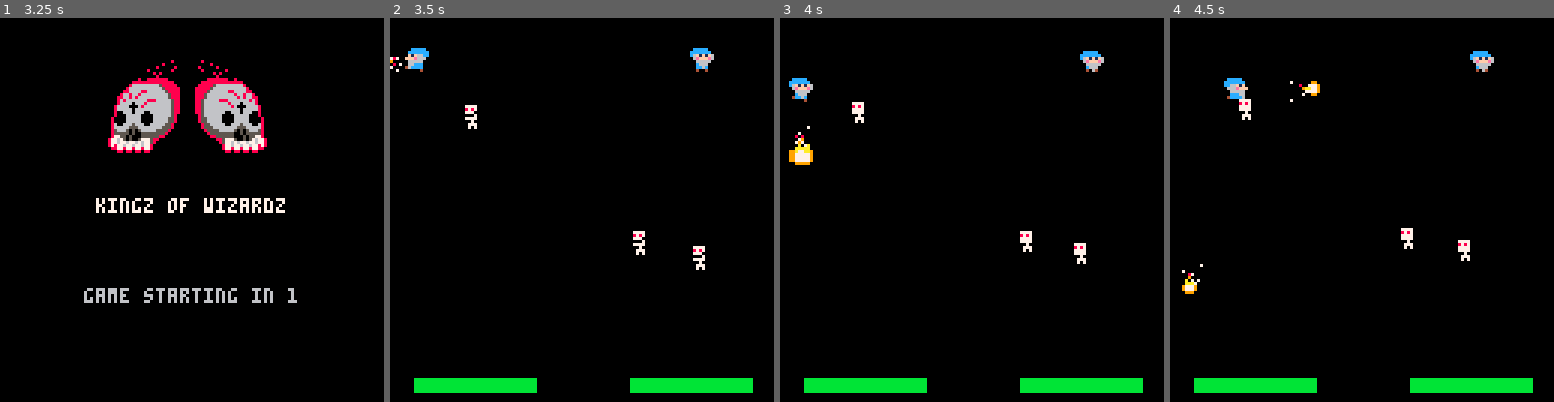
Above: before the commit, frames 1-4 (left to right).
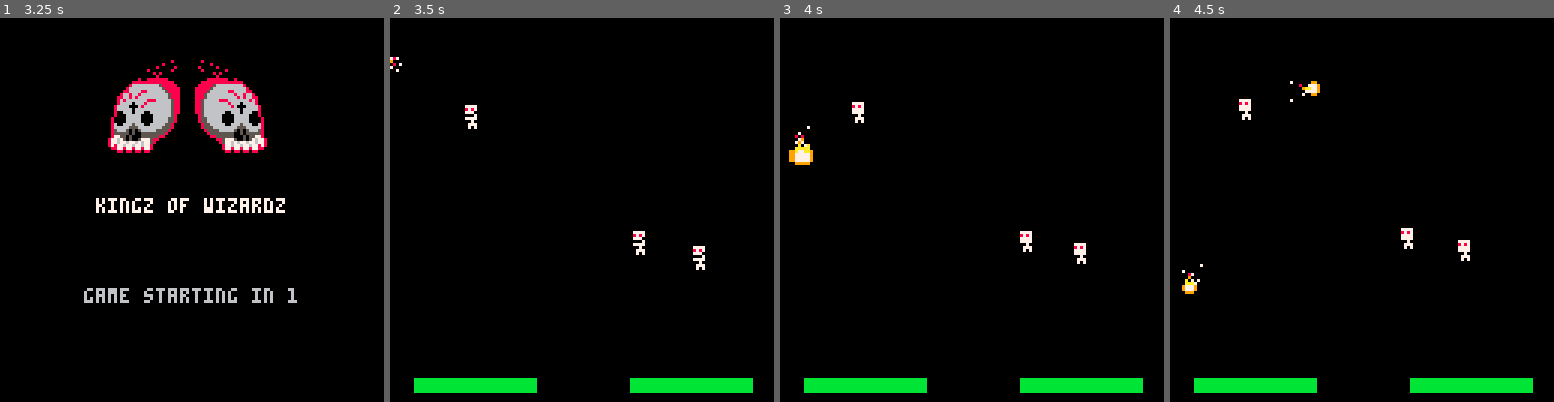
Above: after the commit, the same moments.

Repository: ravertass/wizardkingz
Game: PICO-8 cartridge wizardz.p8
Same seed, same stepped clock (60 frames per second), same inputs: the game is played once before the commit and once after it.
Inputs:
- Up to frame 1 (3.25 s): tap X (X key) at 0.33, 1.07, 1.85, 2.97 s; tap O (Z key) at 0.7, 1.7, 2.1, 2.5, 2.9 s; hold Right 1.6-2.1 s; hold Up 2.15-2.42 s; hold Right 2.47-3.03 s; hold Left from 3.08 s (still down)
- Up to frame 2 (3.5 s): keep holding Left; tap O (Z key) at 3.3 s
- Up to frame 3 (4 s): release Left at 3.58 s; hold Down 3.63-3.97 s; tap O (Z key) at 3.7 s
- Up to frame 4 (4.5 s): hold Right from 4.02 s (still down); tap X (X key) at 4.08 s; tap O (Z key) at 4.1 s

Frame 1 is identical in both runs. In frame 2, 0.5% of the frame differs, in the area x 3-85%, y 7-15%; in frame 3, 0.5%; in frame 4, 0.5%.

Commit message:
Added invincibility counter

Diff:
--- a/wizardz.p8
+++ b/wizardz.p8
@@ -106,7 +106,8 @@
     },
     projectile_type = "fireball",
     did_shoot = false,
-    health = 100
+    health = c_max_health,
+    invincibility_counter = 60
   }
 end
 
@@ -128,7 +129,8 @@
     },
     projectile_type = "lightning_ball",
     did_shoot = false,
-    health = c_max_health
+    health = c_max_health,
+    invincibility_counter = 60
   }
 end
 
@@ -253,12 +255,19 @@
     pl.did_shoot = false
   end
 
+  update_invincibility(pl)
   player_collisions(pl)
 end
 
+function update_invincibility(pl)
+  pl.invincibility_counter = max(0, pl.invincibility_counter - 1)
+end
+
 function player_collisions(pl)
-  for skeltal in all(skeltals) do
-    player_skeltal_collision(pl, skeltal)
+  if pl.invincibility_counter == 0 then
+    for skeltal in all(skeltals) do
+      player_skeltal_collision(pl, skeltal)
+    end
   end
 end
 
@@ -266,9 +275,21 @@
   local pl_rect = player_rect(pl)
   local skeltal_rect = skeltal_rect(skeltal)
   if intersect(pl_rect, skeltal_rect) then
-    sfx(sfx_ouch, 1)
-    pl.health = max(pl.health - 1, 0)
-  end
+    take_damage(pl)
+  end
+end
+
+function take_damage(pl)
+  sfx(sfx_ouch, 1)
+  pl.health = max(pl.health - 20, 0)
+  if pl.health <= 0 then
+    kill_player(pl)
+  end
+  pl.invincibility_counter = 30
+end
+
+function kill_player(pl)
+  -- TODO: Player should die
 end
 
 function shoot_fireball(pl)
@@ -506,6 +527,10 @@
 end
 
 function draw_player(e)
+  if (e.invincibility_counter % 3) == 1 then
+    return
+  end
+
   flip_pl = false
   if e.vel.x == 0 and e.vel.y == 0 then
     if anim_count % 6 == 0 then
